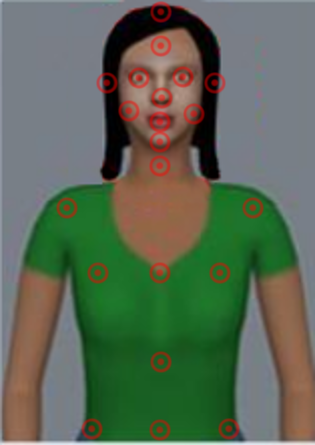
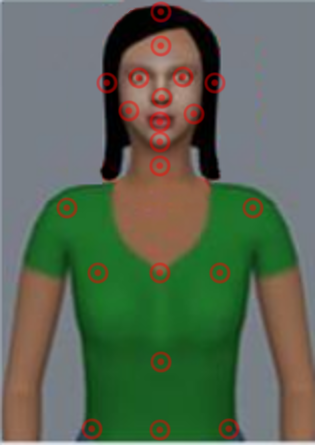
Layered file, before and after one edit (315 × 445). Changes by layer:
painted on "avatar_big_3.png" over [115, 5, 192, 36]
